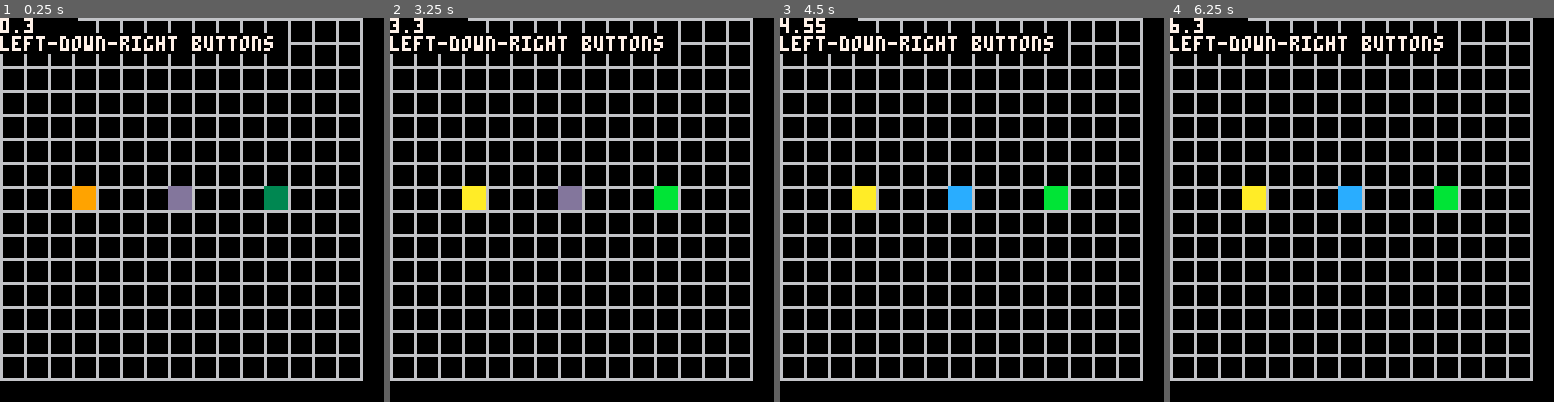
Above: before the commit, frames 1-4 (left to right).
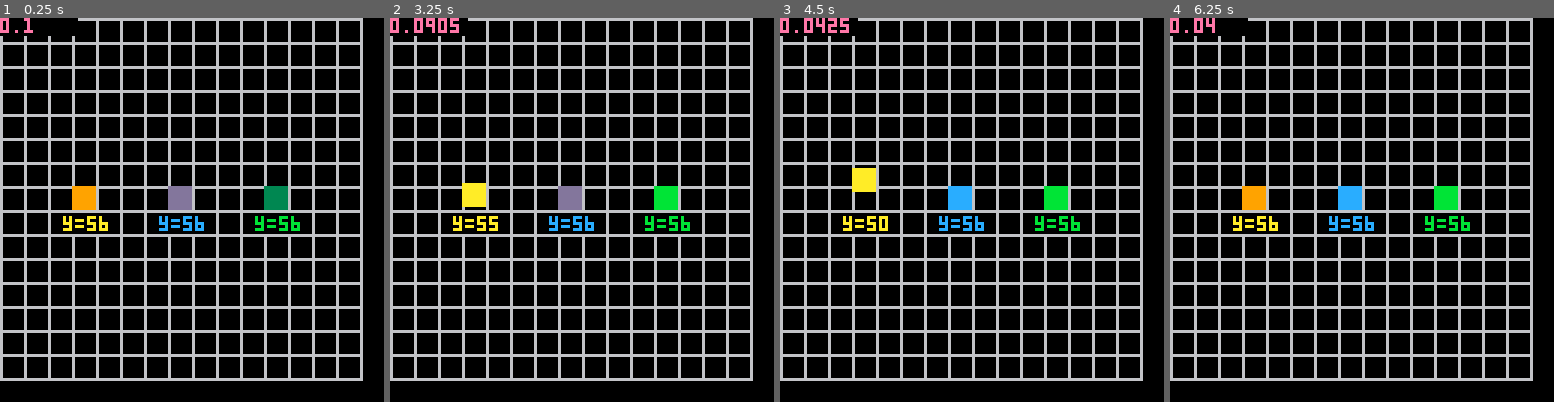
Above: after the commit, the same moments.

Repository: cwrightlibrary/pico-8
Game: PICO-8 cartridge library_game/tests/block_speed.p8
Two runs of this game, one before a commit and one after it. Both use one fixed random seed, a clock stepped at 60 frames per second and the inputs below.
Inputs:
- Up to frame 1 (0.25 s): no input
- Up to frame 2 (3.25 s): hold Right 1.6-2.1 s; hold Right 2.47-3.03 s; hold Left from 3.08 s (still down)
- Up to frame 3 (4.5 s): release Left at 3.58 s; hold Down 3.63-3.97 s; hold Right from 4.02 s (still down)
- Up to frame 4 (6.25 s): release Right at 4.68 s; hold Left 5.08-5.68 s; hold Down 5.73-6.03 s; hold Right from 6.08 s (still down)

The runs differ from the first frame. In frame 1, 2.8% of the frame differs, in the area x 0-79%, y 0-57%; in frame 2, 3.1%; in frame 3, 3.6%; in frame 4, 3.3%.

Commit message:
Add files via upload

Diff:
--- a/library_game/tests/block_speed.p8
+++ b/library_game/tests/block_speed.p8
@@ -7,18 +7,42 @@
   sp=1,
   x=24,
   y=56,
+  init_y=56,
+  max_y=50,
+  start=true,
+  hit=false,
+  apex=false,
+  speed_up=.1,
+  speed_down=.1,
+  friction=1.01,
   anim=0
  }
  box2={
   sp=17,
   x=56,
   y=56,
+  init_y=56,
+  max_y=55.5,
+  start=true,
+  hit=false,
+  apex=false,
+  speed_up=.1,
+  speed_down=.1,
+  friction=1.05,
   anim=0
  }
  box3={
   sp=33,
   x=88,
   y=56,
+  init_y=56,
+  max_y=55.5,
+  start=true,
+  hit=false,
+  apex=false,
+  speed_up=.1,
+  speed_down=.1,
+  friction=1.05,
   anim=0
  }
 end
@@ -40,9 +64,16 @@
  spr(box3.sp,box3.x,box3.y)
 
  rectfill(0,0,25,5,0)
- rectfill(0,5,95,11,0)
- print(time(),7)
- print('left-down-right buttons')
+ print(box1.speed_up,14)
+
+ rectfill(box1.x,box1.init_y+9,box1.x+10,box1.init_y+15,0)
+ print('y='..flr(box1.y),box1.x-3,box1.init_y+10,10)
+
+ rectfill(box2.x,box2.init_y+9,box2.x+10,box2.init_y+15,0)
+ print('y='..flr(box2.y),box2.x-3,box2.init_y+10,12)
+
+ rectfill(box3.x,box3.init_y+9,box3.x+10,box3.init_y+15,0)
+ print('y='..flr(box3.y),box3.x-3,box3.init_y+10,11)
 end
 
 function _update60()
@@ -53,8 +84,43 @@
 -->8
 --brick1
 function _box1()
- if btn(0) then
+ if btn(0)
+ and box1.start then
   box1.sp=2
+
+  box1.hit=true
+  box1.start=false
+ end
+
+ if box1.hit then
+  if time()-box1.anim>.1 then
+   if box1.y>box1.max_y then
+    if box1.speed_up>.04 then
+     box1.speed_up/=box1.friction
+    end
+    box1.y-=box1.speed_up
+   else
+    box1.apex=true
+    box1.hit=false
+   end
+  end
+
+ elseif box1.apex then
+  if time()-box1.anim>.1 then
+   if box1.y<box1.init_y then
+    if box1.speed_down>.04 then
+     box1.speed_down/=box1.friction
+    end
+    box1.y+=box1.speed_down
+   else
+    box1.start=true
+    box1.apex=false
+   end
+  end
+ end
+
+ if box1.start then
+  box1.sp=1
  end
 end
 -->8
